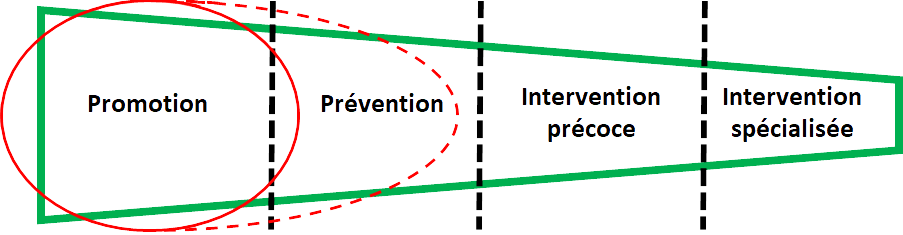
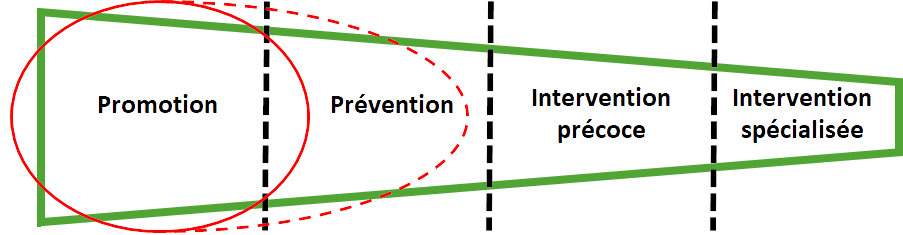
Two versions of the same layered image (903x235). Layer-by-layer changes:
added layer "Layer 3" above "Layer 4" over (10, 0, 871, 233)
added layer "Layer 4" above "Layer 2" over (262, 1, 270, 231)
painted on "Layer 2" over (37, 0, 903, 227)
removed layer "Layer 1" over (0, 1, 903, 232)
